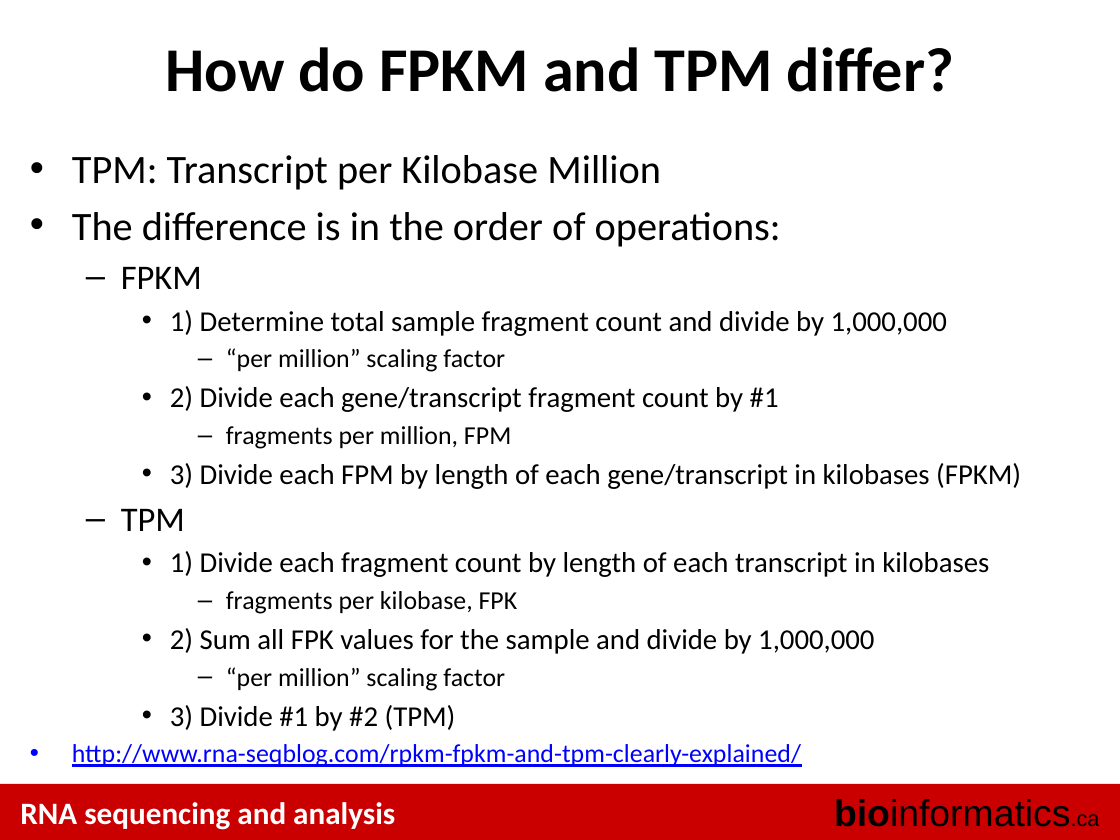
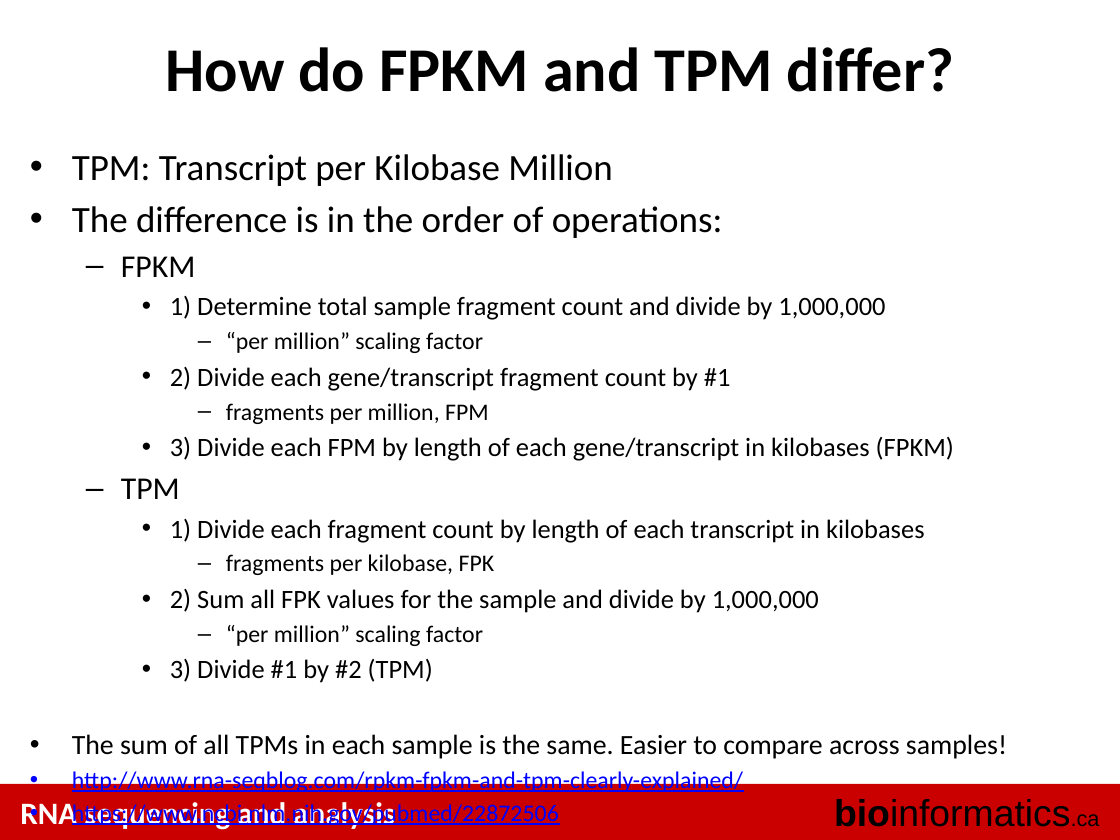
Before and after one commit to griffithlab/rnaseq_tutorial_wiki, a slide deck: slide 8 of LectureFiles/cbw/2017/RNASeq_Module3_Lecture.pptx. Drawn at 1120x840 pixels with LibreOffice and Linux fonts; fonts in the diff are those of the drawing. Boxes give left, top, right and bottom in pixels: in the first picture for what was removed or moved away, otherwise in the second. Text is boxed around its words. In the diff, an @@ line names an element or a change of style, - is before the commit and + after.

```diff
--- a/LectureFiles/cbw/2017/RNASeq_Module3_Lecture.pptx
+++ b/LectureFiles/cbw/2017/RNASeq_Module3_Lecture.pptx
@@ text at box(72, 154, 954, 795): size 25.9 to 23.8 pt in "TPM: Transcript per Kilobase Million", "The difference is in the order of ..."; size 22.2 to 20.4 pt in "FPKM", "TPM"; size 18.5 to 17 pt in "1) Determine total sample fragment count and ...", "2) Divide each gene/transcript fragment count by ...", "3) Divide each FPM by length of ...", "1) Divide each fragment count by length ..." and 2 more places; size 16.6 to 15.3 pt in "“per million” scaling factor", "fragments per million, FPM", "fragments per kilobase, FPK", "“per million” scaling factor" and 1 more places @@
@@ text at box(72, 734, 1007, 759): paragraph added @@
+• The sum of all TPMs in each sample is the same. Easier to compare across samples!
@@ text at box(72, 802, 559, 828): paragraph added @@
+• https://www.ncbi.nlm.nih.gov/pubmed/22872506
```
Also in this commit, not shown: 2 other files.
